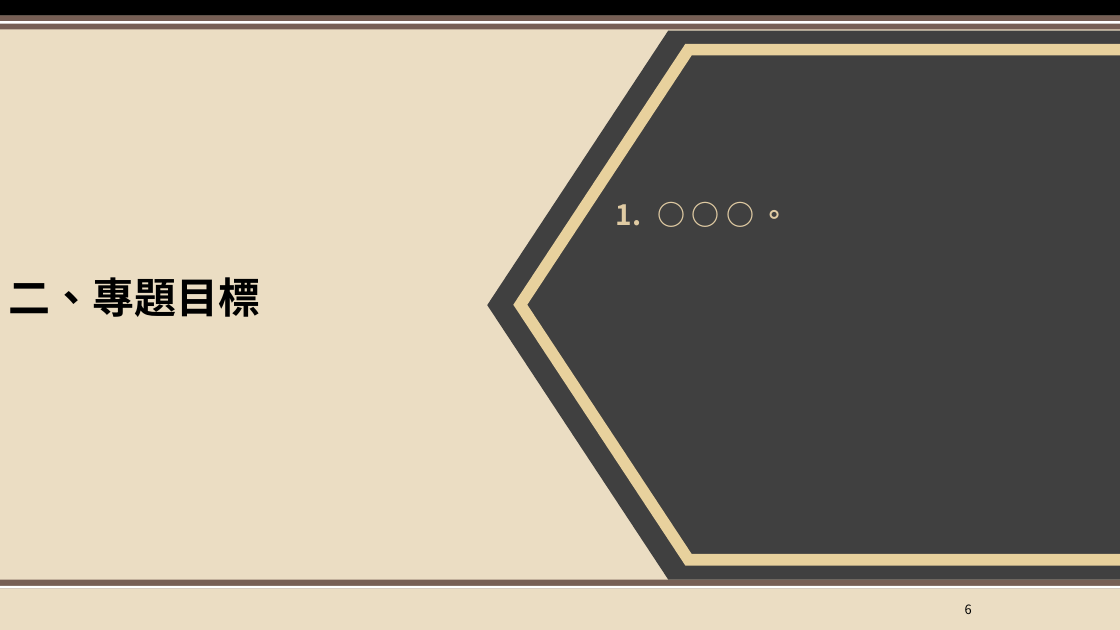
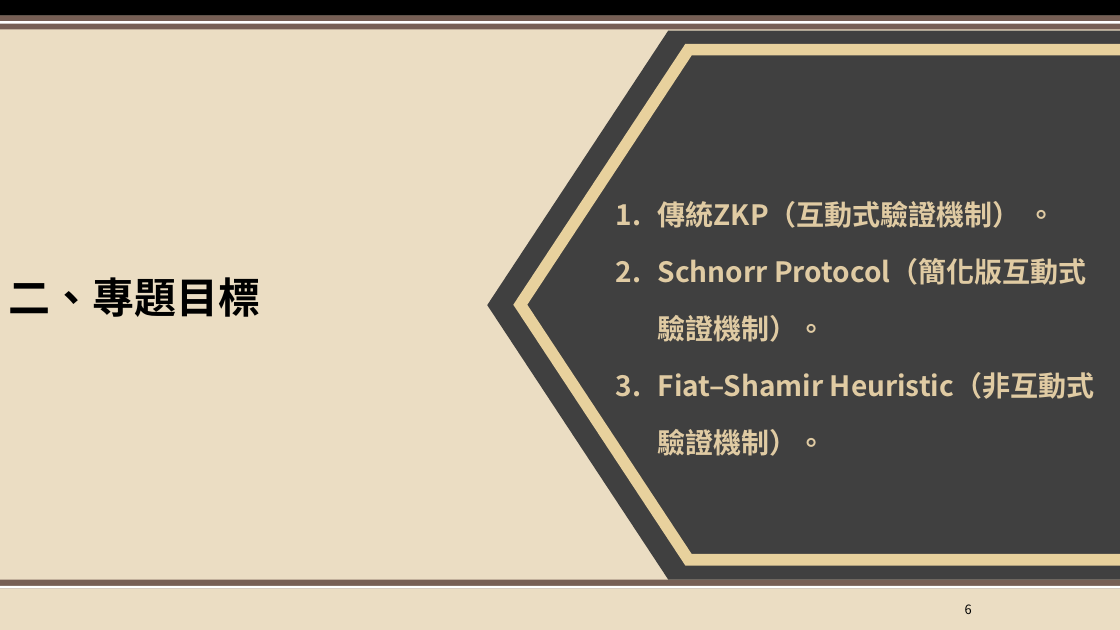
Before and after one commit to XXXaBg3619/ZKP, a slide deck: slide 6 of 密碼學期末專題簡報.pptx. Drawn at 1120x630 pixels with LibreOffice and Linux fonts; fonts in the diff are those of the drawing; background and template pictures are left out. Boxes give left, top, right and bottom in pixels: in the first picture for what was removed or moved away, otherwise in the second. Text is boxed around its words. In the diff, an @@ line names an element or a change of style, - is before the commit and + after.

```diff
--- a/密碼學期末專題簡報.pptx
+++ b/密碼學期末專題簡報.pptx
@@ text at box(658, 201, 1094, 456): text changed @@
-1. ○ ○ ○ 。
+1. 傳統ZKP（互動式驗證機制） 。
+2. Schnorr Protocol（簡化版互動式驗證機制）。
+3. Fiat–Shamir Heuristic（非互動式驗證機制）。
```
Also in this commit, not shown: 5 other slides changed, 6 slides added.
